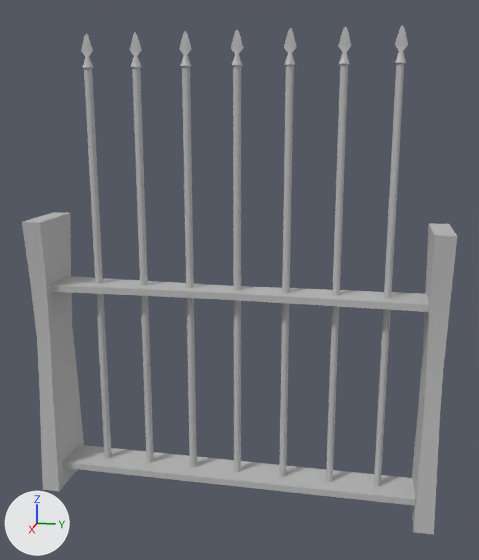
The FBX model Assets/Mesh/SM_Lance_Holder_01.fbx: old version first, new version second.
Both versions are drawn from a 50 mm camera at (3.21, 0.67, 2.01) aimed at (-0.1, 0.01, 1.18). The lights are fixed; the arrows at lower left show +X, +Y and +Z. Where no turn or scale is listed for an object, it has been applied to the vertices.

Objects in the first picture: 'SM_Lance_Holder_01'.
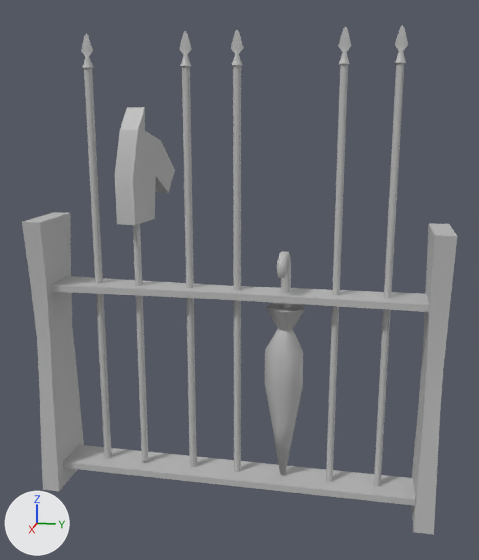
The newer file is also turned or shifted as a whole; pictures and numbers use the older file's frame.

Pixel boxes [x1, y1, x2, y2] of what changed, in the pictures (479 x 560 px):
```json
{"object": "SK_Horse", "change": "added", "after": [115, 107, 175, 462]}
{"object": "SK_Umbrella", "change": "added", "after": [265, 251, 304, 476]}
{"part": 1, "of": "me_mesh", "change": "deleted", "before": [130, 33, 154, 463]}
{"part": 2, "of": "me_mesh", "change": "deleted", "before": [279, 28, 297, 477]}
```

Scene script edits in JSON lines:
```json
{"op": "add", "block": "mat_lambert5", "code": ["mat_lambert5 = principled_material('lambert5')", "mat_lambert5.base_color = (0.5, 0.5, 0.5)  # grey #bcbcbc"]}
{"block": "me_mesh", "where": "me_mesh.from_pydata(...)  # 342 vertices, 360 faces; spans x -0.18..0.18, y -1.05..1.05, z 0.0..2.41"}
{"block": "me_mesh", "where": "# used by ob_sm_lance_holder_01; location = (0.0, 0.0, 0.0)"}
{"op": "remove", "block": "me_mesh", "code": "me_mesh.materials.append(mat_lambert1)  # grey #bcbcbc"}
{"block": "me_mesh", "change": "me_mesh part 1: the loose piece of 38 vertices spanning x -0.03..0.03, y -0.51..-0.45, z 0.1..2.41 is deleted"}
{"block": "me_mesh", "change": "me_mesh part 2: the loose piece of 38 vertices spanning x -0.03..0.03, y 0.24..0.3, z 0.1..2.41 is deleted"}
{"op": "add", "block": "me_mesh", "code": "me_mesh.materials.append(mat_lambert5)  # grey #bcbcbc"}
{"op": "add", "block": "me_mesh_001", "code": ["me_mesh_001 = bpy.data.meshes.new('Mesh.001')", "me_mesh_001.from_pydata(...)  # 67 vertices, 70 faces; spans x -0.177..0.053, y -0.095..0.106, z -1.316..0.0", "me_mesh_001.materials.append(mat_lambert1)  # grey #bcbcbc"]}
{"op": "add", "block": "me_mesh_002", "code": ["me_mesh_002 = bpy.data.meshes.new('Mesh.002')", "me_mesh_002.from_pydata(...)  # 34 vertices, 33 faces; spans x -0.26..0.26, y -0.08..0.08, z -1.26..0.64", "me_mesh_002.materials.append(mat_lambert1)  # grey #bcbcbc"]}
{"op": "add", "block": "ob_sk_umbrella", "code": ["ob_sk_umbrella = bpy.data.objects.new('SK_Umbrella', me_mesh_001)", "ob_sk_umbrella.location = (0.076, 0.262, 1.372)"]}
{"op": "add", "block": "ob_sk_horse", "code": ["ob_sk_horse = bpy.data.objects.new('SK_Horse', me_mesh_002)", "ob_sk_horse.location = (-0.129, -0.488, 1.414)"]}
```
